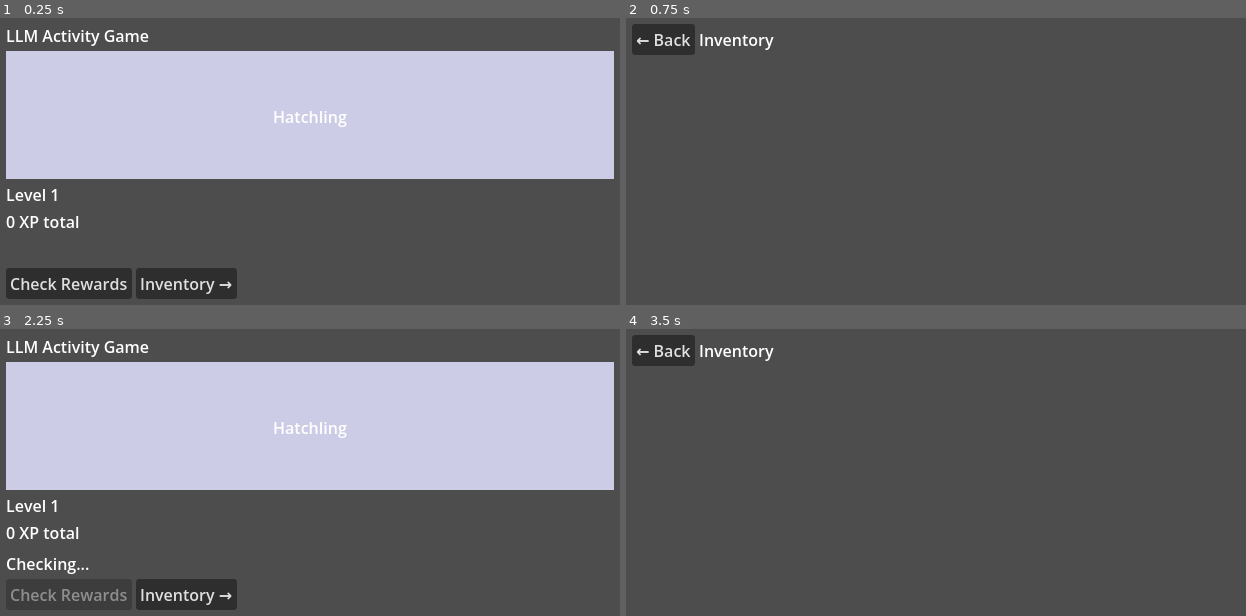
Above: before the commit, frames 1-4 (two rows, left to right).
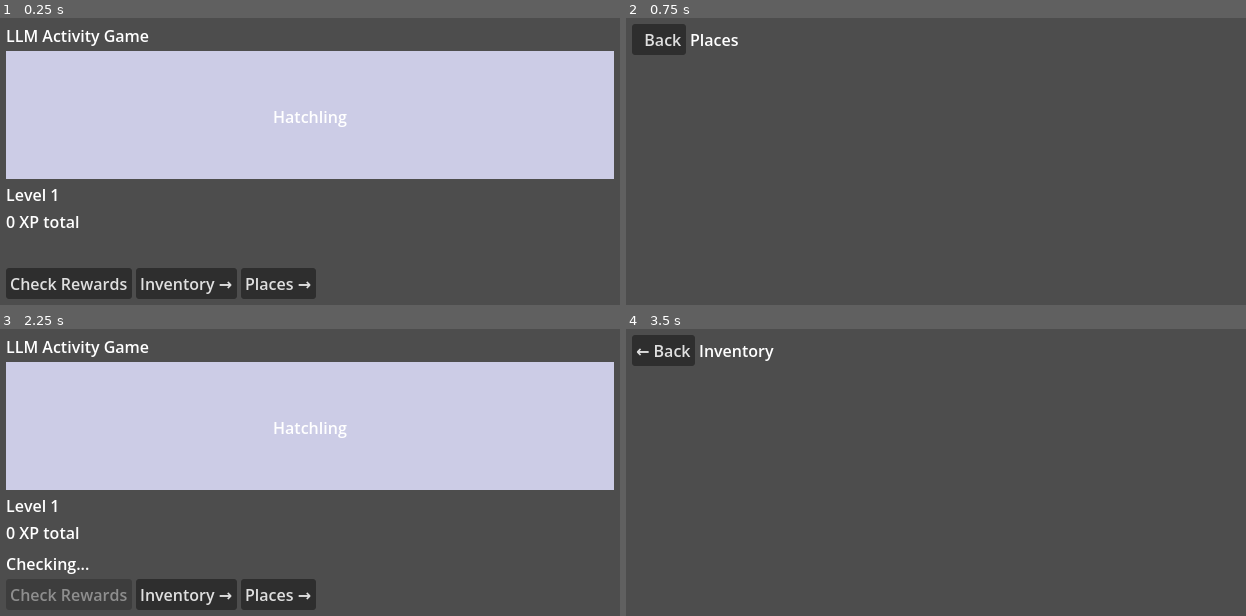
Above: after the commit, the same moments.

Repository: YuqiaoSu/llm-activity-game
Game: Godot game, scene res://scenes/Main.tscn
Same seed, same stepped clock (60 frames per second), same inputs: the game is played once before the commit and once after it.
Inputs:
- Up to frame 1 (0.25 s): no input
- Up to frame 2 (0.75 s): click "Inventory →" (after the commit: "Places →") at 0.5 s
- Up to frame 3 (2.25 s): click "← Back" (after the commit: "Back") at 1.25 s; click "Check Rewards" at 2 s
- Up to frame 4 (3.5 s): click "Inventory →" at 2.75 s

The runs differ from the first frame. In frame 1, 1.3% of the frame differs, in the area x 38-51%, y 87-98%; in frame 2, 0.6%; in frame 3, 1.3%; in frame 4, nothing differs.

Commit message:
feat: Places screen in Godot
- GameAPI.gd: fetch_places() + places_updated signal
- Places.gd + Places.tscn: scrollable list showing each place's
  state (green dot = unlocked, grey = locked), type, and item pool
  categories. Back button returns to Main.
- Main.tscn + Main.gd: add 'Places →' button wired to Places.tscn

Diff:
--- a/game-client/autoloads/GameAPI.gd
+++ b/game-client/autoloads/GameAPI.gd
@@ -8,6 +8,7 @@
 signal notifications_updated(notifs: Array)
 signal poll_completed(result: String)
 signal equip_updated(item_id: String, equipped: bool)
+signal places_updated(places: Array)
 
 
 func fetch_profile() -> void:
@@ -39,6 +40,15 @@
         return
     _http_post("/notifications/%s/ack" % nid, func(_code: int, _data: Dictionary) -> void:
         pass
+    )
+
+
+func fetch_places() -> void:
+    _http_get("/places", func(data) -> void:
+        if data is Array:
+            places_updated.emit(data as Array)
+        else:
+            push_error("GameAPI: /places response is not an Array")
     )
 
 
--- a/game-client/scenes/Main.gd
+++ b/game-client/scenes/Main.gd
@@ -25,6 +25,9 @@
 	_poll_button.pressed.connect(_on_poll_pressed)
 	$VBox/Buttons/InventoryButton.pressed.connect(func() -> void:
 		get_tree().change_scene_to_file("res://scenes/Inventory.tscn")
+	)
+	$VBox/Buttons/PlacesButton.pressed.connect(func() -> void:
+		get_tree().change_scene_to_file("res://scenes/Places.tscn")
 	)
 	GameAPI.fetch_profile()
 
--- a/game-client/scenes/Main.tscn
+++ b/game-client/scenes/Main.tscn
@@ -57,3 +57,6 @@
 
 [node name="InventoryButton" type="Button" parent="VBox/Buttons"]
 text = "Inventory →"
+
+[node name="PlacesButton" type="Button" parent="VBox/Buttons"]
+text = "Places →"
--- /dev/null
+++ b/game-client/scenes/Places.gd
@@ -0,0 +1,70 @@
+# game-client/scenes/Places.gd
+extends Control
+
+@onready var _count_label: Label        = $VBox/Header/CountLabel
+@onready var _place_list: VBoxContainer = $VBox/Scroll/PlaceList
+
+const _COLOR_UNLOCKED := Color(0.3, 0.8, 0.3)
+const _COLOR_LOCKED   := Color(0.5, 0.5, 0.5)
+
+
+func _ready() -> void:
+    $VBox/Header/BackButton.pressed.connect(func() -> void:
+        get_tree().change_scene_to_file("res://scenes/Main.tscn")
+    )
+    GameAPI.places_updated.connect(_on_places)
+    GameAPI.fetch_places()
+
+
+func _exit_tree() -> void:
+    if GameAPI.places_updated.is_connected(_on_places):
+        GameAPI.places_updated.disconnect(_on_places)
+
+
+func _on_places(places: Array) -> void:
+    _count_label.text = "Places (%d)" % places.size()
+    for child in _place_list.get_children():
+        child.queue_free()
+    for raw in places:
+        if not raw is Dictionary:
+            push_warning("Places: skipping non-Dictionary entry: %s" % str(raw))
+            continue
+        _place_list.add_child(_make_card(raw as Dictionary))
+
+
+func _make_card(place: Dictionary) -> Control:
+    var unlocked: bool = place.get("state", "LOCKED") == "UNLOCKED"
+
+    var hbox := HBoxContainer.new()
+
+    var dot := ColorRect.new()
+    dot.custom_minimum_size = Vector2(14, 14)
+    dot.color = _COLOR_UNLOCKED if unlocked else _COLOR_LOCKED
+
+    var name_lbl := Label.new()
+    name_lbl.text = place.get("name", place.get("place_id", "?"))
+    name_lbl.size_flags_horizontal = Control.SIZE_EXPAND_FILL
+
+    var state_lbl := Label.new()
+    state_lbl.text = "Unlocked" if unlocked else "Locked"
+    state_lbl.modulate = _COLOR_UNLOCKED if unlocked else _COLOR_LOCKED
+
+    var type_lbl := Label.new()
+    type_lbl.text = str(place.get("place_type", "")).capitalize()
+
+    var pool = place.get("item_pool", {})
+    var cats = pool.get("allowed_categories", null) if pool is Dictionary else null
+    var cats_lbl := Label.new()
+    if cats is Array and (cats as Array).size() > 0:
+        cats_lbl.text = " · ".join((cats as Array).map(
+            func(c: Variant) -> String: return str(c).capitalize()
+        ))
+    else:
+        cats_lbl.text = "All categories"
+
+    hbox.add_child(dot)
+    hbox.add_child(name_lbl)
+    hbox.add_child(state_lbl)
+    hbox.add_child(type_lbl)
+    hbox.add_child(cats_lbl)
+    return hbox
--- /dev/null
+++ b/game-client/scenes/Places.tscn
@@ -0,0 +1,31 @@
+[gd_scene load_steps=2 format=3]
+
+[ext_resource type="Script" path="res://scenes/Places.gd" id="1"]
+
+[node name="Places" type="Control"]
+anchor_right = 1.0
+anchor_bottom = 1.0
+script = ExtResource("1")
+
+[node name="VBox" type="VBoxContainer" parent="."]
+anchor_right = 1.0
+anchor_bottom = 1.0
+offset_left = 16
+offset_top = 16
+offset_right = -16
+offset_bottom = -16
+
+[node name="Header" type="HBoxContainer" parent="VBox"]
+
+[node name="BackButton" type="Button" parent="VBox/Header"]
+text = "\u2190 Back"
+
+[node name="CountLabel" type="Label" parent="VBox/Header"]
+text = "Places"
+size_flags_horizontal = 3
+
+[node name="Scroll" type="ScrollContainer" parent="VBox"]
+size_flags_vertical = 3
+
+[node name="PlaceList" type="VBoxContainer" parent="VBox/Scroll"]
+size_flags_horizontal = 3
